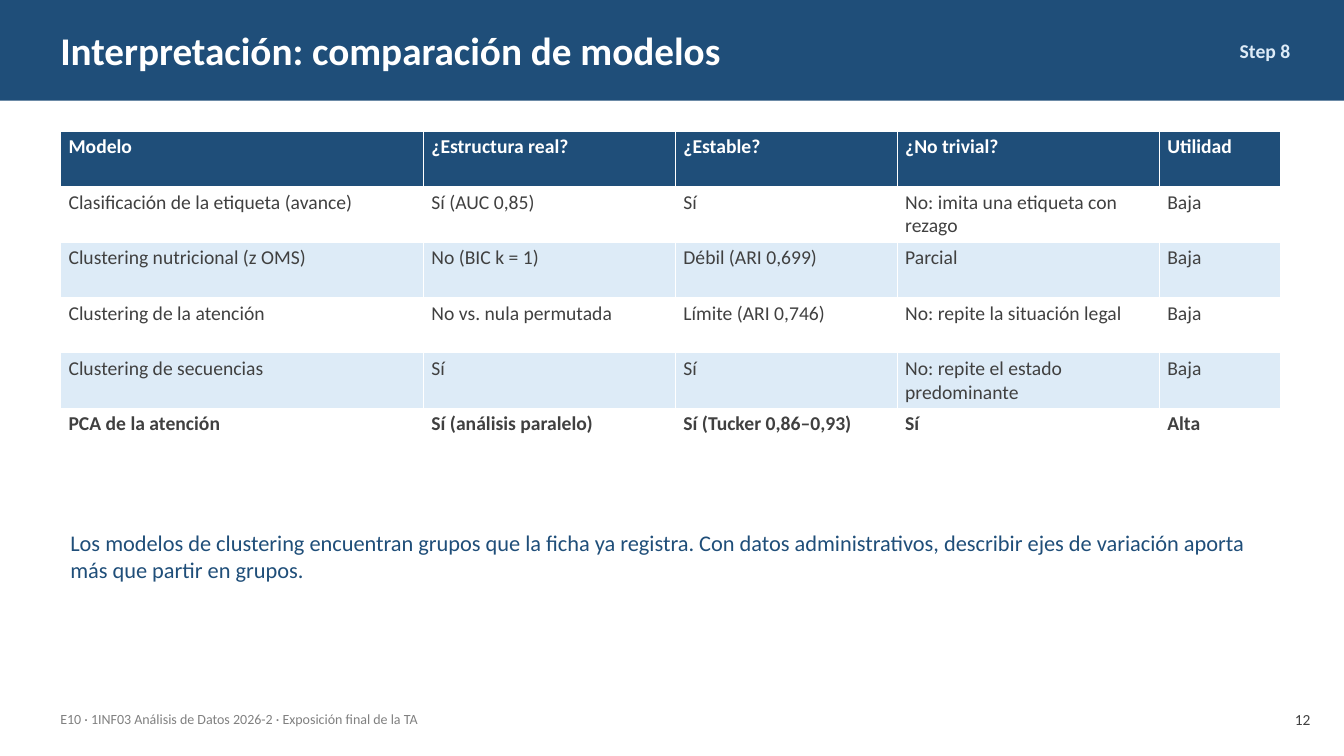
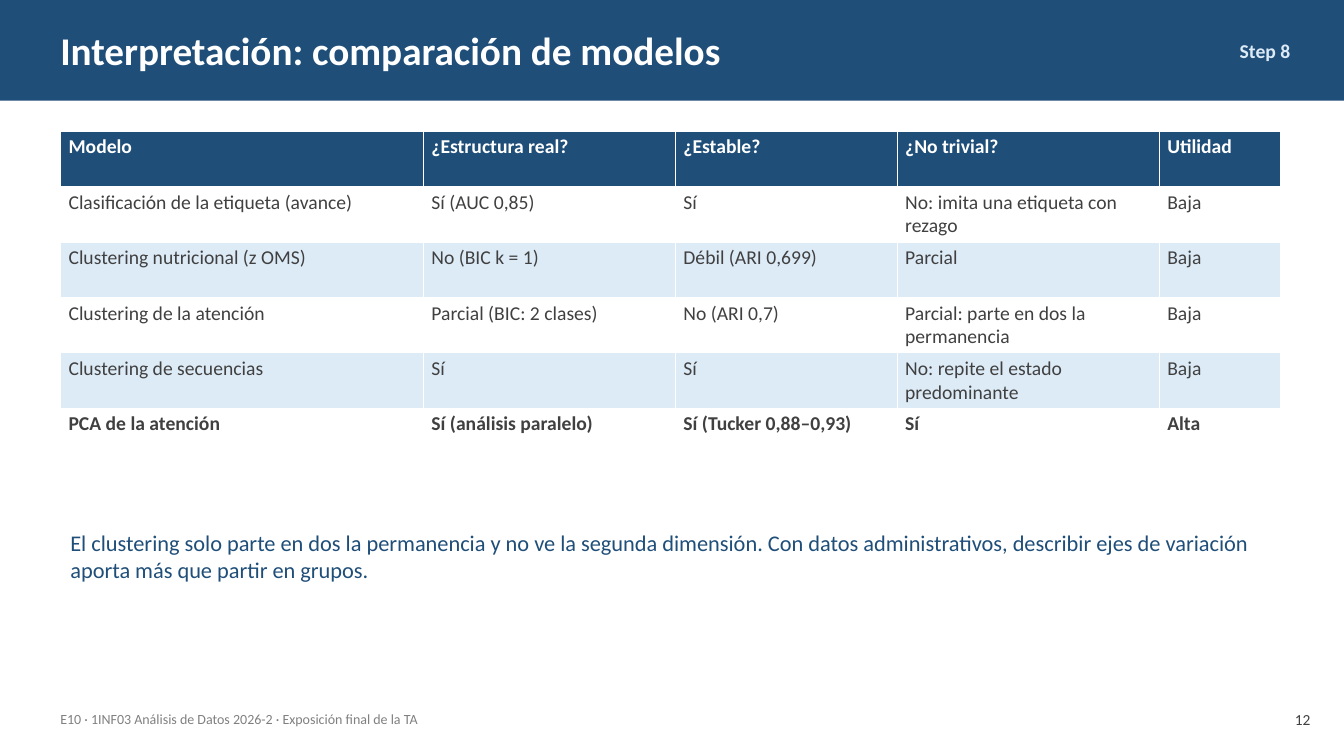
Before and after one commit to AlejandroHancco/TA_Analisis_Datos, a slide deck: slide 12 of entregables/Presentacion_Final_TA_E10.pptx. Drawn at 1344x756 pixels with LibreOffice and Linux fonts; fonts in the diff are those of the drawing. Boxes give left, top, right and bottom in pixels: in the first picture for what was removed or moved away, otherwise in the second. Text is boxed around its words. In the diff, an @@ line names an element or a change of style, - is before the commit and + after.

Commit message:
Análisis principal con NNA de 6 a 19 años
Los servicios que registra la ficha (salud mental, psicoterapia, talleres) no aplican
a los menores de 6, que aparecían como 'sin atención'. El PCA con 6-19 años mantiene
las dos dimensiones, más fuertes (44,3 %) y estables (Tucker 0,93/0,88); la lista de
prioridad queda en 33 NNA (22 estables, 5 para vigilar). Steps 4-9, presentación,
ficha técnica y README actualizados.

```diff
--- a/entregables/Presentacion_Final_TA_E10.pptx
+++ b/entregables/Presentacion_Final_TA_E10.pptx
@@ table at (60,131,1280,464) @@
-row 4: Clustering de la atención | No vs. nula permutada | Límite (ARI 0,746) | No: repite la situación legal | Baja
+row 4: Clustering de la atención | Parcial (BIC: 2 clases) | No (ARI 0,7) | Parcial: parte en dos la permanencia | Baja
-row 6, column 3: Sí (Tucker 0,86–0,93)
+row 6, column 3: Sí (Tucker 0,88–0,93)
@@ text at (70,535,1248,582): text changed @@
-Los modelos de clustering encuentran grupos que la ficha ya registra. Con datos administrativos, describir ejes de variación aporta más que partir en grupos.
+El clustering solo parte en dos la permanencia y no ve la segunda dimensión. Con datos administrativos, describir ejes de variación aporta más que partir en grupos.
```
Also in this commit, not shown: 11 other slides changed, 33 other files.
